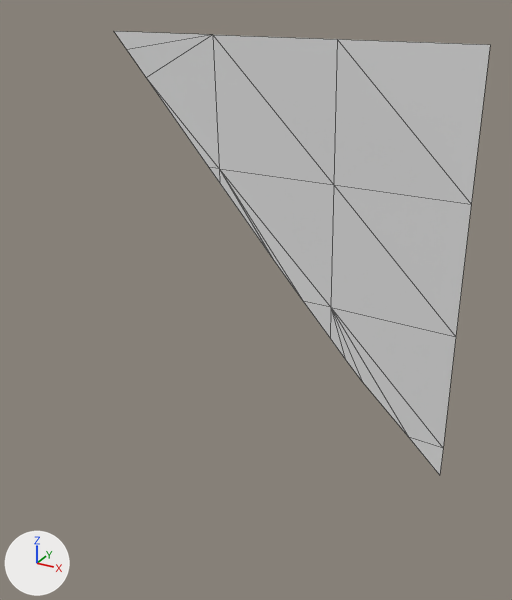
What one commit did to the OBJ model SourceAssets/Terrain/EastsideTrail/EastsideTrail_Concrete_7_5.obj.
Both versions are drawn from a camera (50 mm lens) standing at (30586.0, -994.0, 91385.0) and looking at (30407.0, -668.0, 91223.0). The axes (+X, +Y, +Z) are drawn at lower left. The lights are the same throughout. The older version comes first. Mesh edges are drawn as thin lines. Where no turn or scale is listed for an object, it has been applied to the vertices.

The scene before the commit, as lines of its bpy script (objects in view):
```python
me_eastsidetrail_concrete_7_5 = bpy.data.meshes.new('EastsideTrail_Concrete_7_5')
me_eastsidetrail_concrete_7_5.from_pydata(...)  # 22 vertices, 23 faces; spans x 30326.0..30522.0, y -683.0..-674.0, z 91147.0..91365.0
ob_eastsidetrail_concrete_7_5 = bpy.data.objects.new('EastsideTrail_Concrete_7_5', me_eastsidetrail_concrete_7_5)
ob_eastsidetrail_concrete_7_5.location = (0.0, 0.0, 0.0)
```
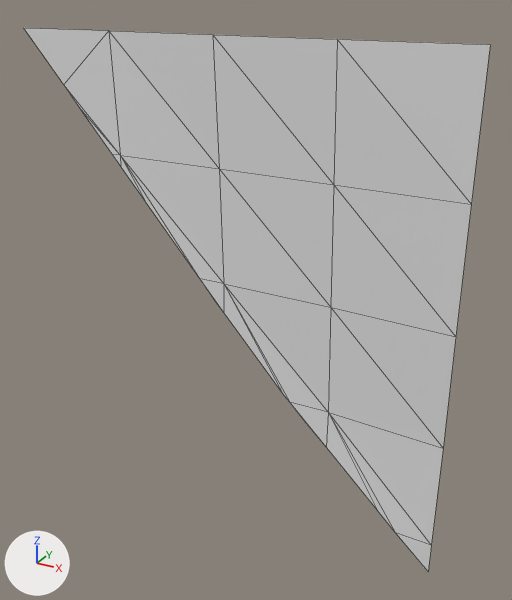
Location of each change, [x1, y1, x2, y2] in pixels of the pictures (512 x 600 px):
'EastsideTrail_Concrete_7_5', reshaped (24% wider, 22% taller): before [114, 31, 490, 475]; after [24, 28, 490, 571]
part 1 of me_eastsidetrail_concrete_7_5, built on: before [114, 31, 443, 475]; after [24, 28, 443, 571]

Edits to the bpy script that builds the scene:
```text
Change me_eastsidetrail_concrete_7_5:
    used by ob_eastsidetrail_concrete_7_5; location = (0.0, 0.0, 0.0)
    remove me_eastsidetrail_concrete_7_5.from_pydata(...)  # 22 vertices, 23 faces; spans x 30326.0..30522.0, y -683.0..-674.0, z 91147.0..91365.0
    add me_eastsidetrail_concrete_7_5.from_pydata(...)  # 31 vertices, 35 faces; spans x 30260.0..30522.0, y -683.0..-672.0, z 91078.0..91365.0
    me_eastsidetrail_concrete_7_5 part 1
    13 vertices are removed from x 30326.0..30522.0, y -677.0..-674.0, z 91147.0..91365.0
    15 faces are deleted
    22 vertices are added at x 30260.0..30522.0, y -677.0..-672.0, z 91078.0..91365.0
    27 new faces join them
```
